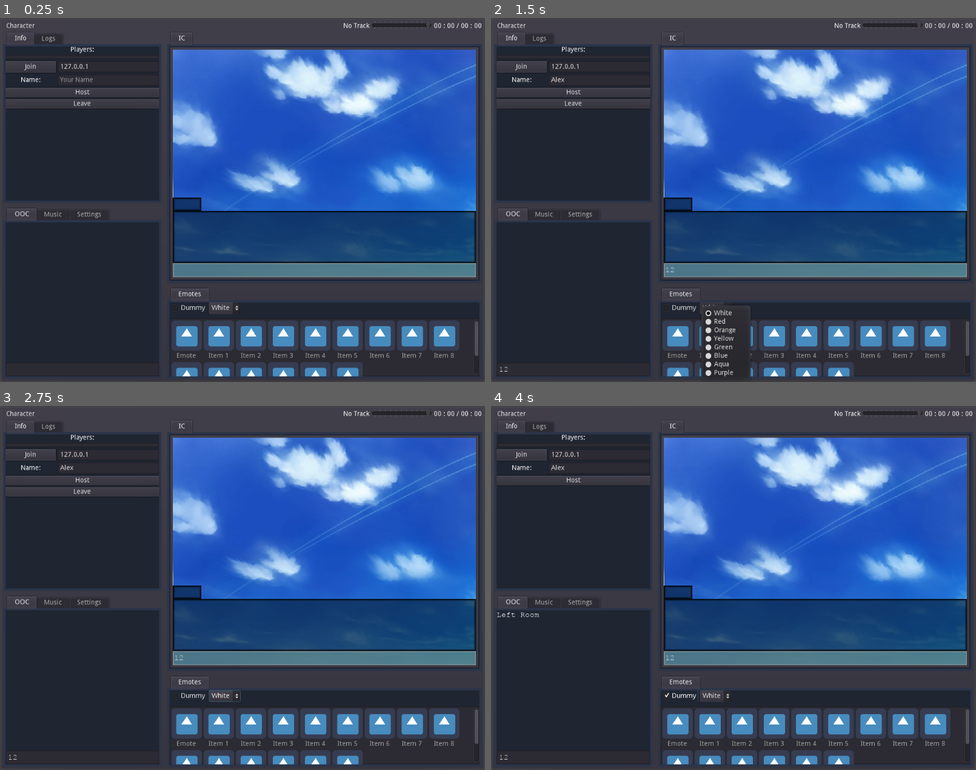
Above: before the commit, frames 1-4 (two rows, left to right).
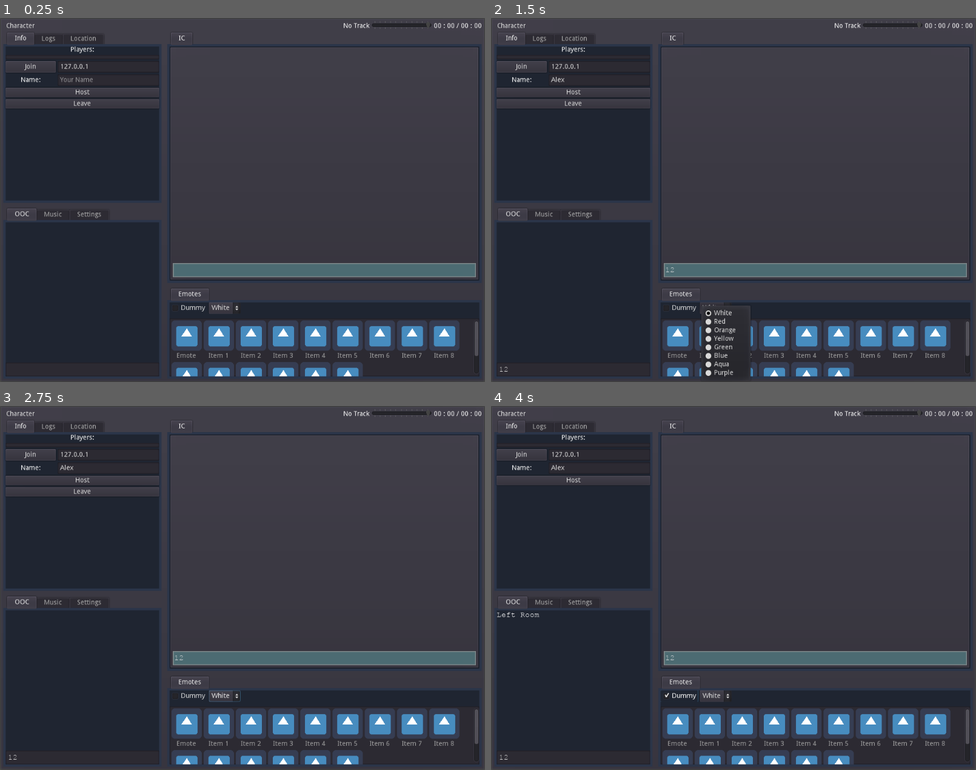
Above: after the commit, the same moments.

Repository: Crystalwarrior/GodotAO
Game: Godot game, scene res://ChatRoom.tscn
Two runs of this game, one before a commit and one after it. Both use one fixed random seed, a clock stepped at 60 frames per second and the inputs below. The engine's default icon, where the game draws it, is replaced by a stand-in: a white triangle on a blue panel in a dark square. Sound files missing from this copy of the repository are replaced by a short silence.
Inputs (mouse positions are in pixels of both pictures, inside the frame that each line leads up to):
- Up to frame 1 (0.25 s): no input
- Up to frame 2 (1.5 s): click (597, 79) at 0.52 s; type "Alex" at 0.6 s; click (573, 371) at 0.75 s; type "12" at 0.83 s; click (815, 269) at 0.98 s; type "12" at 1.07 s; click "White" at 1.25 s
- Up to frame 3 (2.75 s): click "Character" at 2 s
- Up to frame 4 (4 s): click "Leave" at 2.75 s; click "Dummy" at 3.5 s

The runs differ from the first frame. In frame 1, 38% of the frame differs, in the area x 14-99%, y 4-71%; in frame 2, 38%; in frame 3, 38%; in frame 4, 38%.
Error in both runs: Unable to iterate on object of type 'Nil'. (res://CharacterMenu.gd:9)

Commit message:
add missingbg and missingchar things add an option for stretching in character json begin work on location/background chooser

Diff:
--- a/ChatRoom.gd
+++ b/ChatRoom.gd
@@ -91,10 +91,11 @@
 	emit_signal("ic_name", clients[id])
 	emit_signal("ic_message", msg, color)
 	emit_signal("ic_logs", "[b]" + clients[id] + "[/b]: " + text_parser.parse_markup(msg))
-	print(text_parser.parse_markup(msg))
 	var emote = characters.get_char_emote(characters.get_char_index(charname), emote_index)
 	if emote:
-		emit_signal("ic_character", emote["file"])
+		emit_signal("ic_character", emote["file"], emote["stretch"])
+	else:
+		emit_signal("ic_character", characters.missing, false)
 
 func _on_JoinButton_button_up():
 	join_room()
--- a/ChatRoom.tscn
+++ b/ChatRoom.tscn
@@ -12,11 +12,11 @@
 [ext_resource path="res://fonts/courier new/italics.tres" type="DynamicFont" id=10]
 [ext_resource path="res://fonts/courier new/bold.tres" type="DynamicFont" id=11]
 [ext_resource path="res://fonts/courier new/normal.tres" type="DynamicFont" id=12]
-[ext_resource path="res://OOC.gd" type="Script" id=13]
-[ext_resource path="res://Tree.gd" type="Script" id=14]
-[ext_resource path="res://Settings.gd" type="Script" id=15]
-[ext_resource path="res://View.gd" type="Script" id=16]
-[ext_resource path="res://res/backgrounds/test/110602_b.jpg" type="Texture" id=17]
+[ext_resource path="res://Location.gd" type="Script" id=13]
+[ext_resource path="res://OOC.gd" type="Script" id=14]
+[ext_resource path="res://Tree.gd" type="Script" id=15]
+[ext_resource path="res://Settings.gd" type="Script" id=16]
+[ext_resource path="res://View.gd" type="Script" id=17]
 [ext_resource path="res://Say.gd" type="Script" id=18]
 [ext_resource path="res://res/sounds/blip-female.wav" type="AudioStream" id=19]
 [ext_resource path="res://Options.gd" type="Script" id=20]
@@ -138,7 +138,6 @@
 script = ExtResource( 6 )
 
 [node name="Info" type="VBoxContainer" parent="PanelContainer/MainWindow/MainView/Left/Info"]
-editor/display_folded = true
 anchor_right = 1.0
 anchor_bottom = 1.0
 margin_left = 5.0
@@ -215,6 +214,7 @@
 text = "Leave"
 
 [node name="Logs" type="VBoxContainer" parent="PanelContainer/MainWindow/MainView/Left/Info"]
+editor/display_folded = true
 visible = false
 anchor_right = 1.0
 anchor_bottom = 1.0
@@ -225,8 +225,8 @@
 script = ExtResource( 8 )
 
 [node name="Text" type="RichTextLabel" parent="PanelContainer/MainWindow/MainView/Left/Info/Logs"]
-margin_right = 326.0
-margin_bottom = 337.0
+margin_right = 324.0
+margin_bottom = 325.0
 focus_mode = 2
 size_flags_vertical = 3
 custom_fonts/bold_italics_font = ExtResource( 9 )
@@ -239,6 +239,53 @@
 scroll_following = true
 selection_enabled = true
 
+[node name="Location" type="VBoxContainer" parent="PanelContainer/MainWindow/MainView/Left/Info"]
+visible = false
+anchor_right = 1.0
+anchor_bottom = 1.0
+margin_left = 5.0
+margin_top = 29.0
+margin_right = -5.0
+margin_bottom = -5.0
+script = ExtResource( 13 )
+
+[node name="BackgroundBox" type="HBoxContainer" parent="PanelContainer/MainWindow/MainView/Left/Info/Location"]
+margin_right = 378.0
+margin_bottom = 20.0
+
+[node name="Label" type="Label" parent="PanelContainer/MainWindow/MainView/Left/Info/Location/BackgroundBox"]
+margin_top = 3.0
+margin_right = 78.0
+margin_bottom = 17.0
+text = "Background:"
+
+[node name="BackgroundButton" type="OptionButton" parent="PanelContainer/MainWindow/MainView/Left/Info/Location/BackgroundBox"]
+margin_left = 82.0
+margin_right = 378.0
+margin_bottom = 20.0
+size_flags_horizontal = 3
+text = "gay"
+clip_text = true
+
+[node name="PositionBox" type="HBoxContainer" parent="PanelContainer/MainWindow/MainView/Left/Info/Location"]
+margin_top = 24.0
+margin_right = 378.0
+margin_bottom = 44.0
+
+[node name="Label" type="Label" parent="PanelContainer/MainWindow/MainView/Left/Info/Location/PositionBox"]
+margin_top = 3.0
+margin_right = 56.0
+margin_bottom = 17.0
+text = "Position:"
+
+[node name="PositionButton" type="OptionButton" parent="PanelContainer/MainWindow/MainView/Left/Info/Location/PositionBox"]
+margin_left = 60.0
+margin_right = 378.0
+margin_bottom = 20.0
+size_flags_horizontal = 3
+text = "Haha look at my panty"
+clip_text = true
+
 [node name="Info2" type="TabContainer" parent="PanelContainer/MainWindow/MainView/Left"]
 margin_top = 371.0
 margin_right = 334.0
@@ -460,12 +507,11 @@
 size_flags_horizontal = 3
 size_flags_vertical = 3
 border_color = Color( 0.054902, 1, 0, 1 )
-script = ExtResource( 16 )
+script = ExtResource( 17 )
 
 [node name="bg" type="TextureRect" parent="PanelContainer/MainWindow/MainView/Right/Info3/IC/View"]
 anchor_right = 1.0
 anchor_bottom = 1.0
-texture = ExtResource( 17 )
 expand = true
 stretch_mode = 7
 
@@ -477,7 +523,7 @@
 
 [node name="Say" type="VBoxContainer" parent="PanelContainer/MainWindow/MainView/Right/Info3/IC"]
 margin_left = 7.0
-margin_top = 319.0
+margin_top = 457.0
 margin_right = 647.0
 margin_bottom = 487.0
 size_flags_vertical = 8
@@ -486,6 +532,7 @@
 script = ExtResource( 18 )
 
 [node name="Box" type="VBoxContainer" parent="PanelContainer/MainWindow/MainView/Right/Info3/IC/Say"]
+visible = false
 margin_right = 640.0
 margin_bottom = 138.0
 custom_constants/separation = 0
@@ -532,9 +579,8 @@
 selection_enabled = true
 
 [node name="Input" type="LineEdit" parent="PanelContainer/MainWindow/MainView/Right/Info3/IC/Say"]
-margin_top = 138.0
 margin_right = 640.0
-margin_bottom = 168.0
+margin_bottom = 30.0
 rect_min_size = Vector2( 0, 30 )
 size_flags_vertical = 8
 custom_styles/normal = SubResource( 2 )
@@ -619,6 +665,8 @@
 [connection signal="text_entered" from="PanelContainer/MainWindow/MainView/Left/Info/Info/NameBox/Input" to="PanelContainer/MainWindow/MainView/Left/Info/Info" method="_on_Name_text_entered"]
 [connection signal="button_up" from="PanelContainer/MainWindow/MainView/Left/Info/Info/HostButton" to="." method="_on_HostButton_button_up"]
 [connection signal="button_up" from="PanelContainer/MainWindow/MainView/Left/Info/Info/LeaveButton" to="." method="_on_LeaveButton_button_up"]
+[connection signal="item_selected" from="PanelContainer/MainWindow/MainView/Left/Info/Location/BackgroundBox/BackgroundButton" to="PanelContainer/MainWindow/MainView/Left/Info/Location" method="_on_BackgroundButton_item_selected"]
+[connection signal="item_selected" from="PanelContainer/MainWindow/MainView/Left/Info/Location/PositionBox/PositionButton" to="PanelContainer/MainWindow/MainView/Left/Info/Location" method="_on_PositionButton_item_selected"]
 [connection signal="message_sent" from="PanelContainer/MainWindow/MainView/Left/Info2/OOC" to="." method="send_ooc_message"]
 [connection signal="text_entered" from="PanelContainer/MainWindow/MainView/Left/Info2/OOC/Input" to="PanelContainer/MainWindow/MainView/Left/Info2/OOC" method="_on_Input_text_entered"]
 [connection signal="item_activated" from="PanelContainer/MainWindow/MainView/Left/Info2/Music/Tree" to="PanelContainer/MainWindow/MainView/Left/Info2/Music/Tree" method="_on_item_activated"]
--- /dev/null
+++ b/Location.gd
@@ -0,0 +1,11 @@
+extends VBoxContainer
+
+onready var background_button: OptionButton = $BackgroundBox/BackgroundButton as OptionButton
+onready var position_button: OptionButton = $PositionBox/PositionButton as OptionButton
+
+
+func _on_BackgroundButton_item_selected(ID):
+	pass # Replace with function body.
+
+func _on_PositionButton_item_selected(ID):
+	pass # Replace with function body.
--- a/View.gd
+++ b/View.gd
@@ -6,5 +6,9 @@
 func _ready():
 	pass
 
-func _on_Main_ic_character(resource):
+func _on_Main_ic_character(resource, stretch):
 	character.texture = resource
+	if stretch:
+		character.stretch_mode = TextureRect.STRETCH_SCALE
+	else:
+		character.stretch_mode = TextureRect.STRETCH_KEEP_ASPECT_CENTERED
--- a/src/globals/characters.gd
+++ b/src/globals/characters.gd
@@ -1,6 +1,7 @@
 extends Node
 
 var list: = []
+onready var missing = preload("res://res/missingchar.png")
 
 func get_char_index(name: String) -> int:
 	if list.empty():
@@ -30,7 +31,7 @@
 	var character = get_char(char_idx)
 	if not character:
 		return null
-	if character["emotes"].empty() or char_idx > character["emotes"].size():
+	if character["emotes"].empty() or emote_idx >= character["emotes"].size():
 		return null
 	return character["emotes"][emote_idx]
 
@@ -81,14 +82,14 @@
 			print(entry)
 			if entry in ["file", "icon"]: #convert it to image from file path
 				var file_path = path.left(path.find_last("/")+1) + emote[entry]
-				var texture: ImageTexture
+				var texture: Resource
 				if cache.has(file_path):
 					texture = cache.get(file_path)
 				else:
 					texture = ImageTexture.new()
-					if texture.load(file_path): #deprecated method apparently
+					if texture.load(file_path) == OK: #deprecated method apparently
 						cache.add(file_path, texture)
-					#else:
-					#	missingno here
+					else:
+						texture = null
 				emote[entry] = texture
 	return data
Not shown: 3 places in ChatRoom.tscn that only renumber resources
Binary file removed: res/backgrounds/test/110602_b.jpg
Binary file removed: res/backgrounds/test/city.jpg
Binary file added: res/missingbg.png
Binary file added: res/missingchar.png
Not shown, changed: .gitignore
